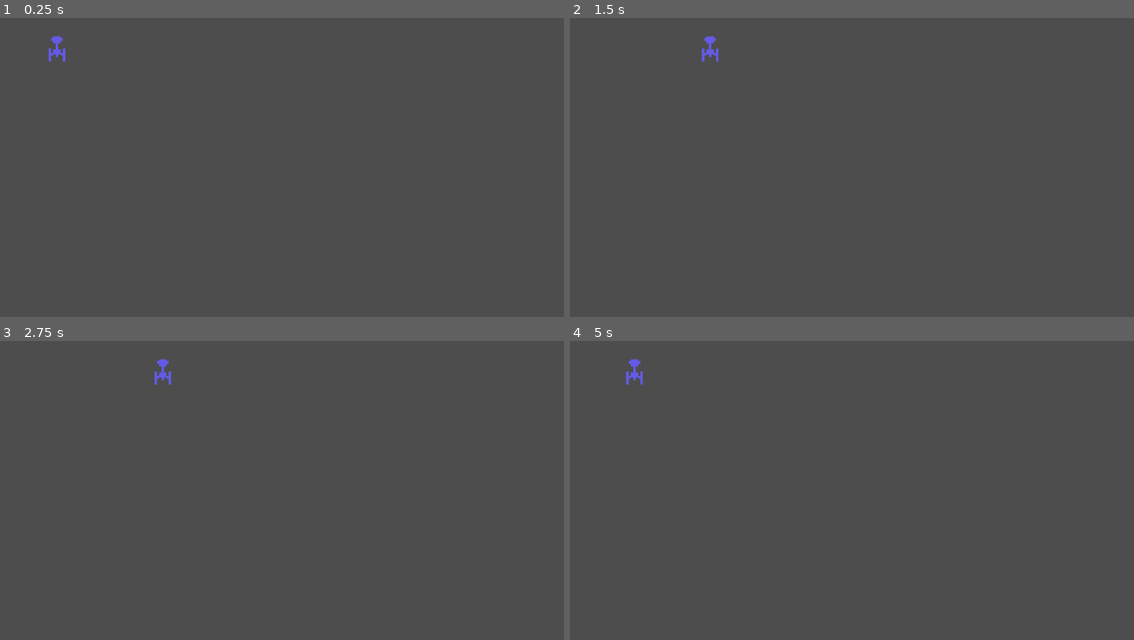
Above: before the commit, frames 1-4 (two rows, left to right).
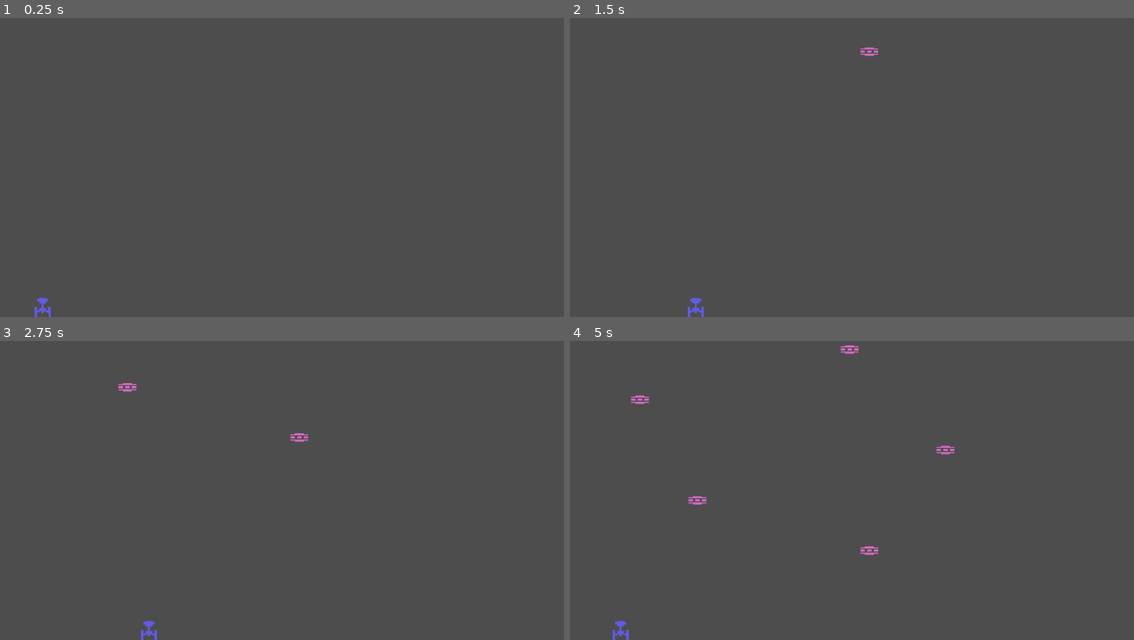
Above: after the commit, the same moments.

Repository: SabrinaBruni28/MegaMania
Game: Godot game, scene res://Main.tscn
Same seed, same stepped clock (60 frames per second), same inputs: the game is played once before the commit and once after it. Before the commit the project has no main scene; this scene is started directly in both runs.
Inputs:
- Up to frame 1 (0.25 s): no input
- Up to frame 2 (1.5 s): tap Enter (ui_accept) at 0.5, 0.6, 0.77, 1.07, 1.35 s; hold Right (ui_right) 0.53-1.28 s; hold Left (ui_left) from 1.28 s (still down)
- Up to frame 3 (2.75 s): tap Enter (ui_accept) at 1.52, 1.82, 2.1 s; release Left (ui_left) at 2.03 s; hold Right (ui_right) from 2.03 s (still down)
- Up to frame 4 (5 s): tap Enter (ui_accept) at 2.85, 3.02, 3.32, 3.6, 3.77, 4.07, 4.35, 4.52, 4.82 s; release Right (ui_right) at 3.53 s; hold Left (ui_left) from 3.53 s (still down)

The runs differ from the first frame. In frame 1, 0.2% of the frame differs, in the area x 6-12%, y 6-100%; in frame 2, 0.3%; in frame 3, 0.4%; in frame 4, 0.6%, in the area x 7-69%, y 1-100%.
Error before the commit: Parse Error: Function "get_viewport_rect()" not found in base self. (res://enemy_spawner.gd:10)

Commit message:
Ajuste de posição do player

Diff:
--- a/megamania/Bullet.tscn
+++ b/megamania/Bullet.tscn
@@ -4,7 +4,7 @@
 [ext_resource type="Texture2D" uid="uid://b8avk8nt3xgvx" path="res://assets/white.png" id="2_7281b"]
 
 [sub_resource type="RectangleShape2D" id="RectangleShape2D_soplw"]
-size = Vector2(3, 15)
+size = Vector2(3, 14)
 
 [node name="Bullet" type="Node2D"]
 
@@ -12,10 +12,10 @@
 script = ExtResource("1_4s4u5")
 
 [node name="Sprite2D" type="Sprite2D" parent="Bullet"]
-position = Vector2(135, 71)
-scale = Vector2(0.3, 1)
+position = Vector2(134.525, 626)
+scale = Vector2(0.226923, 1)
 texture = ExtResource("2_7281b")
 
 [node name="CollisionShape2D" type="CollisionShape2D" parent="Bullet"]
-position = Vector2(135.5, 70.5)
+position = Vector2(134.5, 626)
 shape = SubResource("RectangleShape2D_soplw")
--- a/megamania/Enemy.tscn
+++ b/megamania/Enemy.tscn
@@ -1,6 +1,10 @@
-[gd_scene load_steps=2 format=3 uid="uid://do4w1fobj3axc"]
+[gd_scene load_steps=4 format=3 uid="uid://do4w1fobj3axc"]
 
 [ext_resource type="Script" uid="uid://dshvevalahxs7" path="res://hamburguer.gd" id="1_tt7e2"]
+[ext_resource type="Texture2D" uid="uid://xrj1w4lqr0uo" path="res://assets/hamburguer.png" id="2_s7bn3"]
+
+[sub_resource type="RectangleShape2D" id="RectangleShape2D_2hac7"]
+size = Vector2(40, 24)
 
 [node name="Enemy" type="Node2D"]
 
@@ -8,5 +12,10 @@
 script = ExtResource("1_tt7e2")
 
 [node name="Sprite2D" type="Sprite2D" parent="Hamburguer"]
+position = Vector2(87, 70)
+scale = Vector2(0.553333, 0.519608)
+texture = ExtResource("2_s7bn3")
 
 [node name="CollisionShape2D" type="CollisionShape2D" parent="Hamburguer"]
+position = Vector2(87, 71)
+shape = SubResource("RectangleShape2D_2hac7")
--- a/megamania/Main.tscn
+++ b/megamania/Main.tscn
@@ -1,28 +1,29 @@
-[gd_scene load_steps=6 format=3 uid="uid://r2xoh1g28bg8"]
+[gd_scene load_steps=7 format=3 uid="uid://r2xoh1g28bg8"]
 
 [ext_resource type="Script" uid="uid://raa8qjph5xub" path="res://player.gd" id="1_uu6xs"]
 [ext_resource type="PackedScene" uid="uid://cxnmncgp30g7w" path="res://Bullet.tscn" id="2_cm0pq"]
 [ext_resource type="Texture2D" uid="uid://c2euqrjxpc4as" path="res://assets/nave.png" id="3_cm0pq"]
 [ext_resource type="Script" uid="uid://0bpwrqgh83st" path="res://enemy_spawner.gd" id="4_cm0pq"]
+[ext_resource type="PackedScene" uid="uid://do4w1fobj3axc" path="res://Enemy.tscn" id="5_fos0i"]
 
 [sub_resource type="RectangleShape2D" id="RectangleShape2D_cm0pq"]
-size = Vector2(38, 57)
+size = Vector2(38, 41.5)
 
 [node name="Main" type="Node2D"]
 
+[node name="EnemySpawner" type="Node" parent="."]
+script = ExtResource("4_cm0pq")
+enemy_scene = ExtResource("5_fos0i")
+
 [node name="Player" type="Area2D" parent="."]
+position = Vector2(109, 629)
 script = ExtResource("1_uu6xs")
 bullet_scene = ExtResource("2_cm0pq")
 
 [node name="Sprite2D" type="Sprite2D" parent="Player"]
 texture_filter = 3
-position = Vector2(137, 115)
-scale = Vector2(1.02439, 1.31818)
 texture = ExtResource("3_cm0pq")
 
 [node name="CollisionShape2D" type="CollisionShape2D" parent="Player"]
-position = Vector2(138, 115.5)
+position = Vector2(-1, -2)
 shape = SubResource("RectangleShape2D_cm0pq")
-
-[node name="EnemySpawner" type="Node" parent="."]
-script = ExtResource("4_cm0pq")
--- a/megamania/bullet.gd
+++ b/megamania/bullet.gd
@@ -1,6 +1,11 @@
 extends Area2D
 
 @export var speed: int = 500
+var screen_size: Vector2
+
+func _ready():
+	add_to_group("bullets")
+	screen_size = get_viewport_rect().size
 
 func _process(delta):
 	position.y -= speed * delta
--- a/megamania/enemy_spawner.gd
+++ b/megamania/enemy_spawner.gd
@@ -7,7 +7,7 @@
 var screen_size: Vector2
 
 func _ready():
-	screen_size = get_viewport_rect().size
+	screen_size = get_viewport().get_visible_rect().size  # CORREÇÃO
 
 func _process(delta):
 	timer += delta
--- a/megamania/hamburguer.gd
+++ b/megamania/hamburguer.gd
@@ -6,3 +6,8 @@
 	position.y += speed * delta
 	if position.y > get_viewport_rect().size.y:
 		queue_free()
+
+func _on_body_entered(body):
+	if body.is_in_group("bullets"):
+		queue_free()
+		body.queue_free()
--- a/megamania/player.gd
+++ b/megamania/player.gd
@@ -1,12 +1,11 @@
 extends Area2D
 
+@export var bullet_scene: PackedScene
 @export var speed: int = 300  # velocidade da nave
 var screen_size: Vector2
 
 func _ready():
 	screen_size = get_viewport_rect().size
-
-@export var bullet_scene: PackedScene
 
 func _process(delta):
 	var direction = Vector2.ZERO
@@ -16,12 +15,12 @@
 		direction.x += 1
 
 	position += direction * speed * delta
-	position.x = clamp(position.x, 0, screen_size.x)
+	position.x = clamp(position.x, 50, screen_size.x - 50)  # mantém dentro da tela
 
 	if Input.is_action_just_pressed("ui_accept"):
 		shoot()
 
 func shoot():
 	var bullet = bullet_scene.instantiate()
+	bullet.position = position
 	get_parent().add_child(bullet)
-	bullet.position = position - Vector2(0, 20)
--- a/megamania/project.godot
+++ b/megamania/project.godot
@@ -11,6 +11,7 @@
 [application]
 
 config/name="MegaMania"
+run/main_scene="uid://r2xoh1g28bg8"
 config/features=PackedStringArray("4.4", "GL Compatibility")
 config/icon="res://icon.svg"
 
